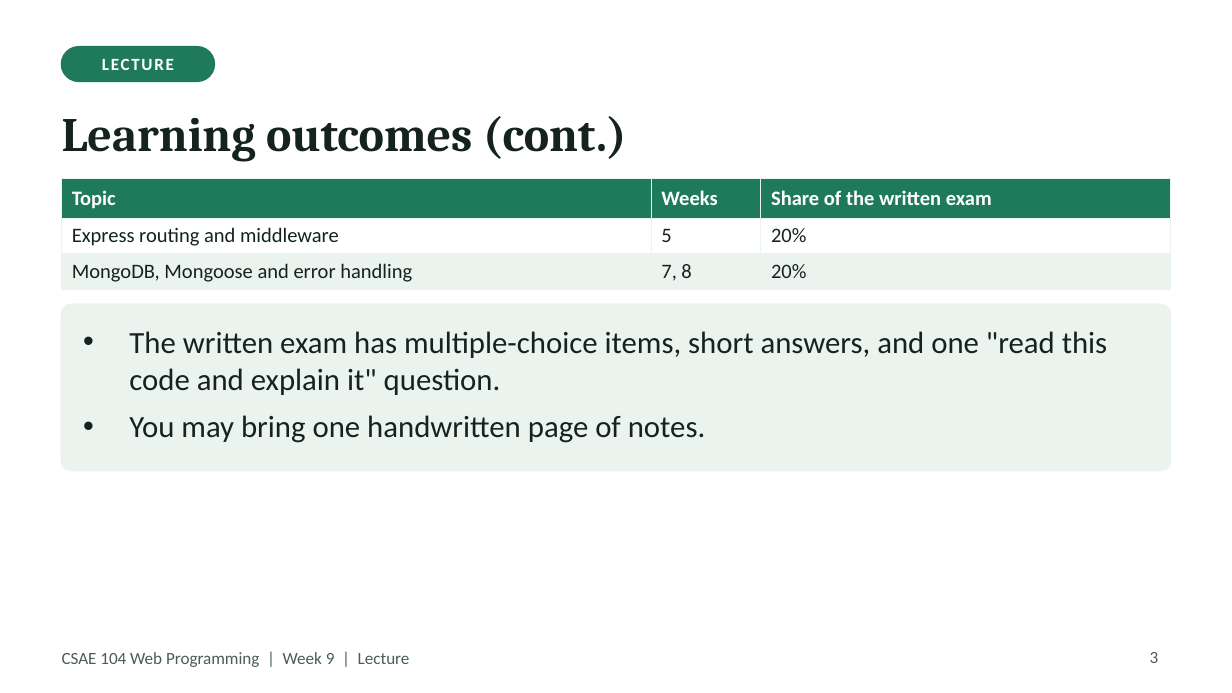
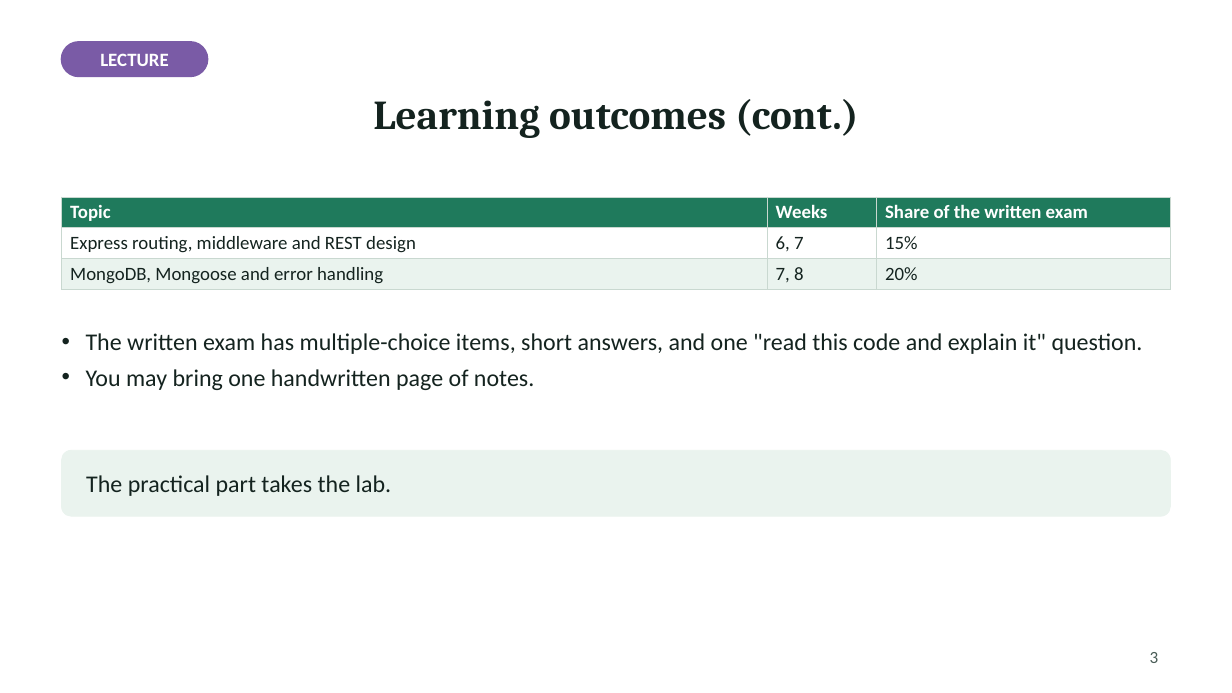
Before and after one commit to Haydzz9/sae104-site, a slide deck: slide 3 of downloads/lecture/Week_09_Lecture_Midterm.pptx. Drawn at 1232x693 pixels with LibreOffice and Linux fonts; fonts in the diff are those of the drawing. Boxes give left, top, right and bottom in pixels: in the first picture for what was removed or moved away, otherwise in the second. Text is boxed around its words. In the diff, an @@ line names an element or a change of style, - is before the commit and + after.

```diff
--- a/downloads/lecture/Week_09_Lecture_Midterm.pptx
+++ b/downloads/lecture/Week_09_Lecture_Midterm.pptx
@@ text "LECTURE" at (100,53,168,66): size 10 to 11 pt, letter spacing 1 to 0 pt @@
@@ rounded rectangle: place and size @@
-rounded rectangle at (62,47,214,81)
+rounded rectangle at (62,42,208,76)
@@ rounded rectangle at (62,42,208,76): fill #1F7A5C to #7A5BA6; outline #1F7A5C 1 pt to #7A5BA6 1 pt @@
@@ title "Learning outcomes (cont.)" at (373,99,858,138): size 28 to 24 pt; alignment left to centre; vertical alignment middle to top @@
@@ table at (62,197,1172,320) @@
-row 2: Express routing and middleware | 5 | 20%
+row 2: Express routing, middleware and REST design | 6, 7 | 15%
@@ size 12 to 11 pt in "Topic", "Weeks", "Share of the written exam", "MongoDB, Mongoose and error handling" and 2 more places @@
@@ borders changed @@
@@ table: place and size @@
-table at (62,179,1170,302)
+table at (62,197,1172,320)
@@ text "The written exam has multiple-choice ...": place and size @@
-text "The written exam has multiple-choice ..." at (129,331,1108,443)
+text "The written exam has multiple-choice ..." at (86,333,1143,390)
@@ text "The written exam has multiple-choice ..." at (86,333,1143,390): size 18 to 14 pt; indent changed; less space between paragraphs @@
@@ rounded rectangle: place and size @@
-rounded rectangle at (62,304,1170,471)
+rounded rectangle at (62,450,1170,516)
@@ rounded rectangle at (62,450,1170,516): outline #EAF3EE 1 pt to #EAF3EE 0.5 pt; proportions changed @@
@@ text added at (86,475,392,496), 14 pt, text #14231F @@
+The practical part takes the lab.
@@ text removed at (62,652,410,667) @@
-CSAE 104 Web Programming | Week 9 | Lecture
```
Also in this commit, not shown: 12 other slides changed, 1 slide removed, 42 other files.
